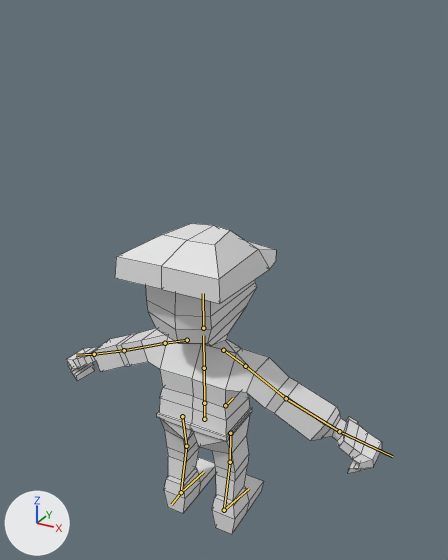
Two versions of the FBX model ManFbx/Manjump.fbx, one commit apart.
Rendered twice from a camera (50 mm lens) standing at (14.0, -23.3, 26.5) and looking at (0.3, 1.5, 14.1). The lights are fixed; the arrows at lower left show +X, +Y and +Z. The first picture is the older version. The bones that change, and the others that lie on the model, are drawn over the model as lines. Mesh edges are drawn as thin lines.
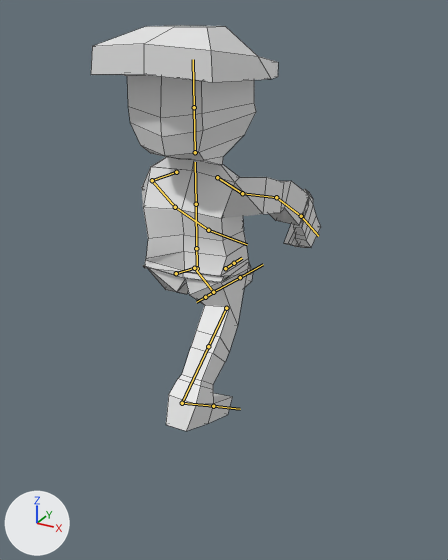
The newer file adds an action. The first version stands in its rest pose; the second is drawn at frame 46 of the action 'Armature|Armature|Idle'.

The edits, one by one:
Object 'Armature' (bone_rig_object) moves from (0.0, 0.0, 6.59) to (0.0, 0.0, 15.76).
Bone 'Base' (bone_base) moves from (0.0, 0.0, 0.0) to (0.0, -0.4, -0.5).
Bone 'Shoulder.L' (bone_shoulder_l) turns from (0, 0, 0) to (0, 0, -2) degrees about its own x, y and z.
Bone 'UpperArm.L' (bone_upperarm_l) turns from (0, 0, 0) to (67, 35, -24) degrees about its own x, y and z.
Bone 'LowerArm.L' (bone_lowerarm_l) turns from (0, 0, 0) to (-7, 1, 0) degrees about its own x, y and z.
Bone 'Hand.L' (bone_hand_l) turns from (0, 0, 0) to (2, 0, 0) degrees about its own x, y and z.
Bone 'Shoulder.R' (bone_shoulder_r) turns from (0, 0, 0) to (0, 0, 1) degrees about its own x, y and z.
Bone 'UpperArm.R' (bone_upperarm_r) turns from (0, 0, 0) to (77, 3, 67) degrees about its own x, y and z.
Bone 'LowerArm.R' (bone_lowerarm_r) turns from (0, 0, 0) to (-33, -2, 1) degrees about its own x, y and z.
Bone 'Hand.R' (bone_hand_r) turns from (0, 0, 0) to (-18, -1, 0) degrees about its own x, y and z.
Bone 'UpperLeg.L' (bone_upperleg_l) moves from (0.0, 0.0, 0.0) to (0.27, 0.05, -0.08).
Bone 'UpperLeg.L' (bone_upperleg_l) turns from (0, 0, 0) to (73, -5, 6) degrees about its own x, y and z.
Bone 'LowerLeg.L' (bone_lowerleg_l) turns from (0, 0, 0) to (-18, -8, -6) degrees about its own x, y and z.
Bone 'Foot.L' (bone_foot_l) turns from (0, 0, 0) to (-42, -4, -23) degrees about its own x, y and z.
Bone 'UpperLeg.R' (bone_upperleg_r) moves from (0.0, 0.0, 0.0) to (0.06, 1.28, -0.08).
Bone 'UpperLeg.R' (bone_upperleg_r) turns from (0, 0, 0) to (-56, -1, 0) degrees about its own x, y and z.
Bone 'LowerLeg.R' (bone_lowerleg_r) turns from (0, 0, 0) to (17, 2, 3) degrees about its own x, y and z.
Bone 'Foot.R' (bone_foot_r) turns from (0, 0, 0) to (19, -5, -7) degrees about its own x, y and z.

What differs and where, as boxes [x1, y1, x2, y2] in the pictures (448 x 560 px):
'Cube', posed (27% narrower, 31% taller)
    before: [66, 224, 382, 534]
    after: [91, 25, 321, 431]
bone 'Base', root to tip
    before: (204, 419) to (204, 397)
    after: (197, 268) to (196, 241)
bone 'Shoulder.L', root to tip
    before: (187, 340) to (165, 343)
    after: (176, 172) to (152, 180)
bone 'UpperArm.L', root to tip
    before: (165, 343) to (124, 350)
    after: (152, 180) to (175, 207)
bone 'LowerArm.L', root to tip
    before: (124, 350) to (94, 354)
    after: (175, 207) to (208, 230)
bone 'Hand.L', root to tip
    before: (94, 354) to (76, 355)
    after: (208, 230) to (247, 244)
bone 'Shoulder.R', root to tip
    before: (223, 350) to (245, 366)
    after: (217, 177) to (242, 193)
bone 'UpperArm.R', root to tip
    before: (245, 366) to (286, 398)
    after: (242, 193) to (276, 197)
bone 'LowerArm.R', root to tip
    before: (286, 398) to (339, 431)
    after: (276, 197) to (301, 216)
bone 'Hand.R', root to tip
    before: (339, 431) to (392, 456)
    after: (301, 216) to (318, 236)
bone 'UpperLeg.L', root to tip
    before: (182, 416) to (186, 446)
    after: (176, 273) to (194, 268)
bone 'LowerLeg.L', root to tip
    before: (186, 446) to (181, 492)
    after: (194, 268) to (213, 292)
bone 'Foot.L', root to tip
    before: (181, 492) to (204, 471)
    after: (213, 292) to (240, 277)
bone 'UpperLeg.R', root to tip
    before: (230, 433) to (230, 462)
    after: (226, 308) to (208, 346)
bone 'LowerLeg.R', root to tip
    before: (230, 462) to (224, 510)
    after: (208, 346) to (182, 403)
bone 'Foot.R', root to tip
    before: (224, 510) to (249, 488)
    after: (182, 403) to (213, 406)
